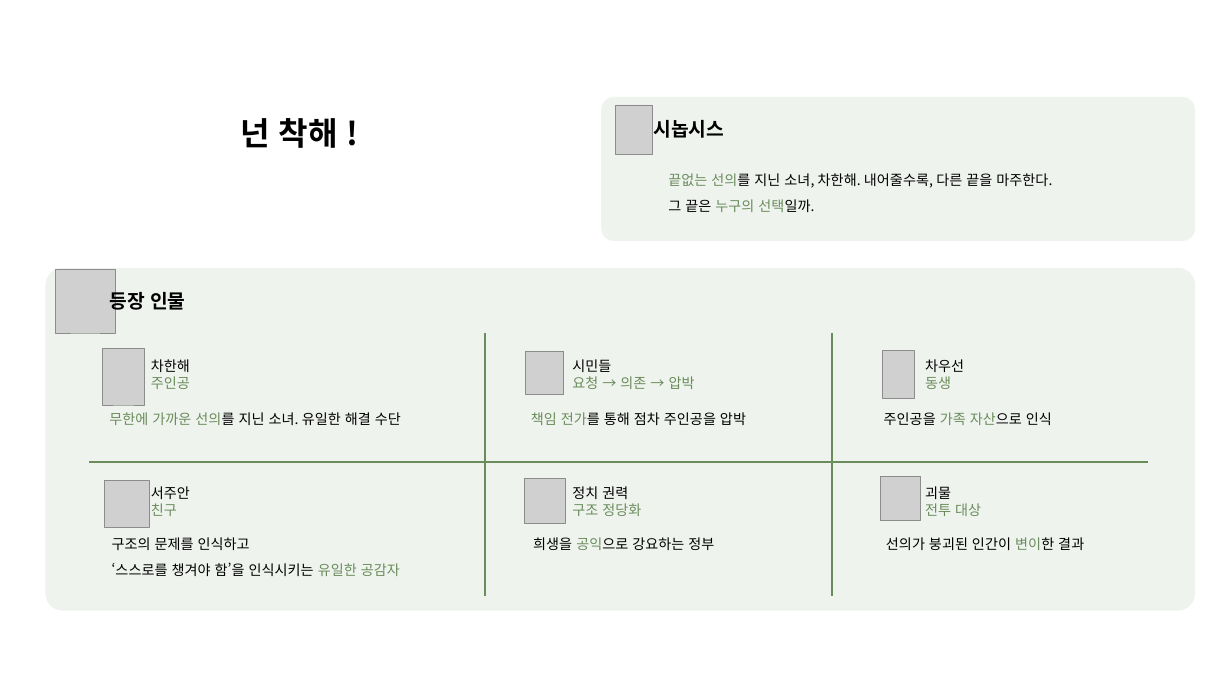
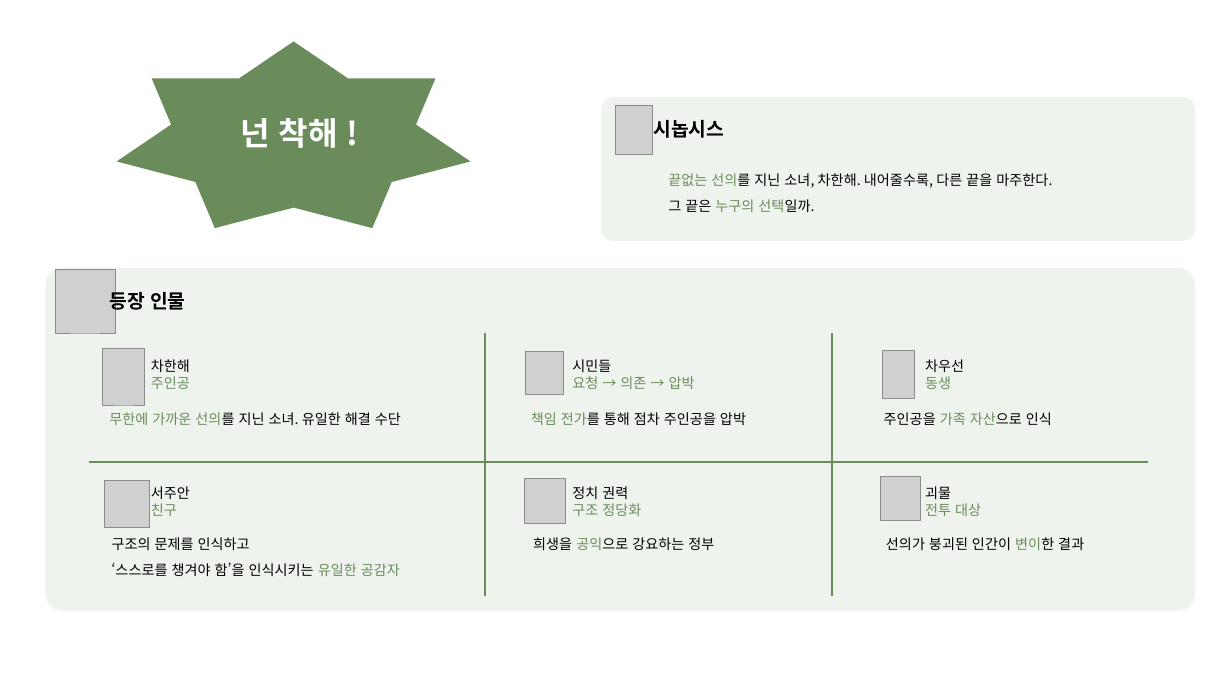
Before and after one commit to ysooj/Gihoek_3, a slide deck: slide 5 of (4.7) 기획서.pptx (slide 6 before the commit). Drawn at 1232x693 pixels with LibreOffice and Linux fonts; fonts in the diff are those of the drawing; grey boxes stand for pictures. Boxes give left, top, right and bottom in pixels: in the first picture for what was removed or moved away, otherwise in the second. Text is boxed around its words. In the diff, an @@ line names an element or a change of style, - is before the commit and + after.

```diff
--- a/(4.7) 기획서.pptx
+++ b/(4.7) 기획서.pptx
@@ star added at [116, 42, 470, 228], fill #6A8C5B @@
@@ title "넌 착해 !" at [240, 118, 338, 148]: text colour #000000 to #FFFFFF @@
```
Also in this commit, not shown: 1 other slide changed, 1 slide added, 5 slides removed, 1 other file.
